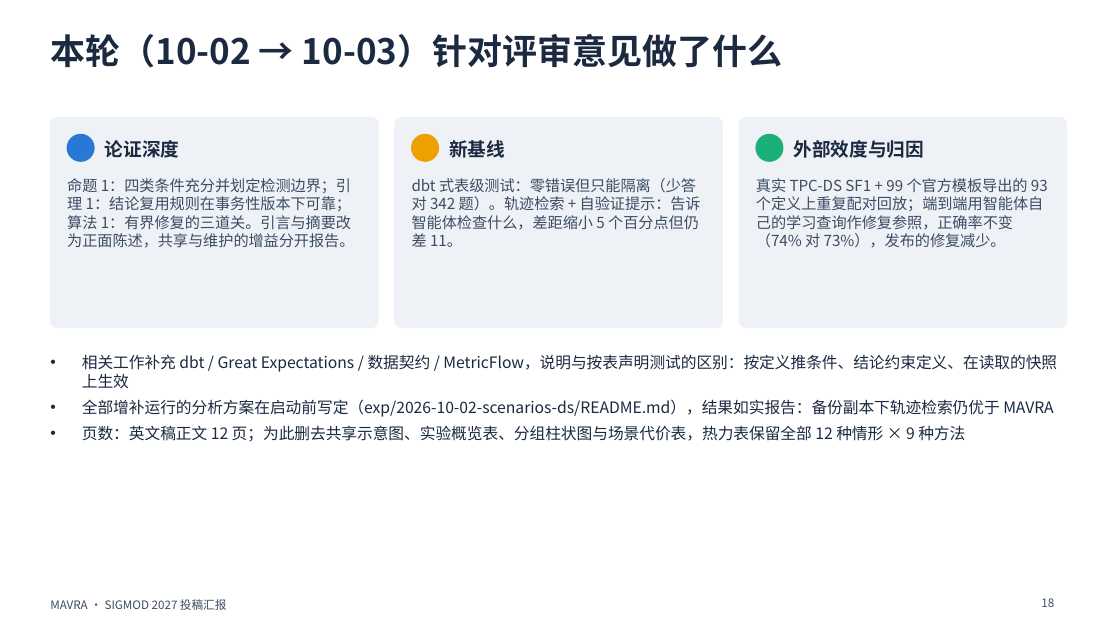
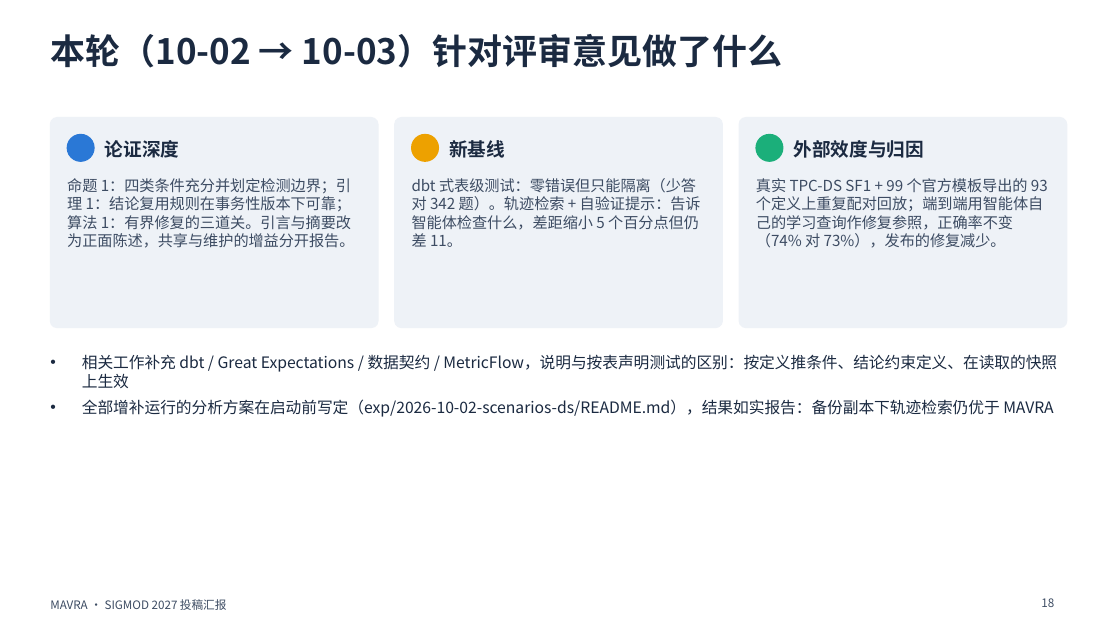
Before and after one commit to mmmttt000045/agent4db-adapter, a slide deck: slide 18 of docs/mavra-report-2026-10-03.pptx. Drawn at 1120x630 pixels with LibreOffice and Linux fonts; fonts in the diff are those of the drawing. Boxes give left, top, right and bottom in pixels: in the first picture for what was removed or moved away, otherwise in the second. Text is boxed around its words. In the diff, an @@ line names an element or a change of style, - is before the commit and + after.

```diff
--- a/docs/mavra-report-2026-10-03.pptx
+++ b/docs/mavra-report-2026-10-03.pptx
@@ text at [82,425,965,442]: paragraph removed @@
-• 页数：英文稿正文 12 页；为此删去共享示意图、实验概览表、分组柱状图与场景代价表，热力表保留全部 12 种情形 × 9 种方法
```
Also in this commit, not shown: 2 other slides changed, 1 other file.
